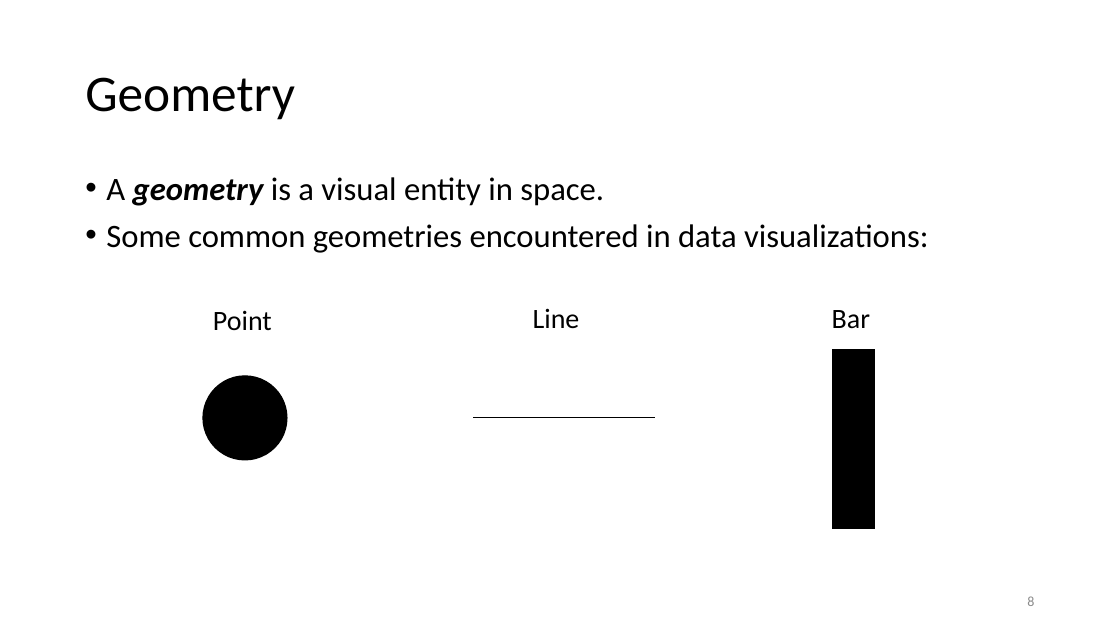
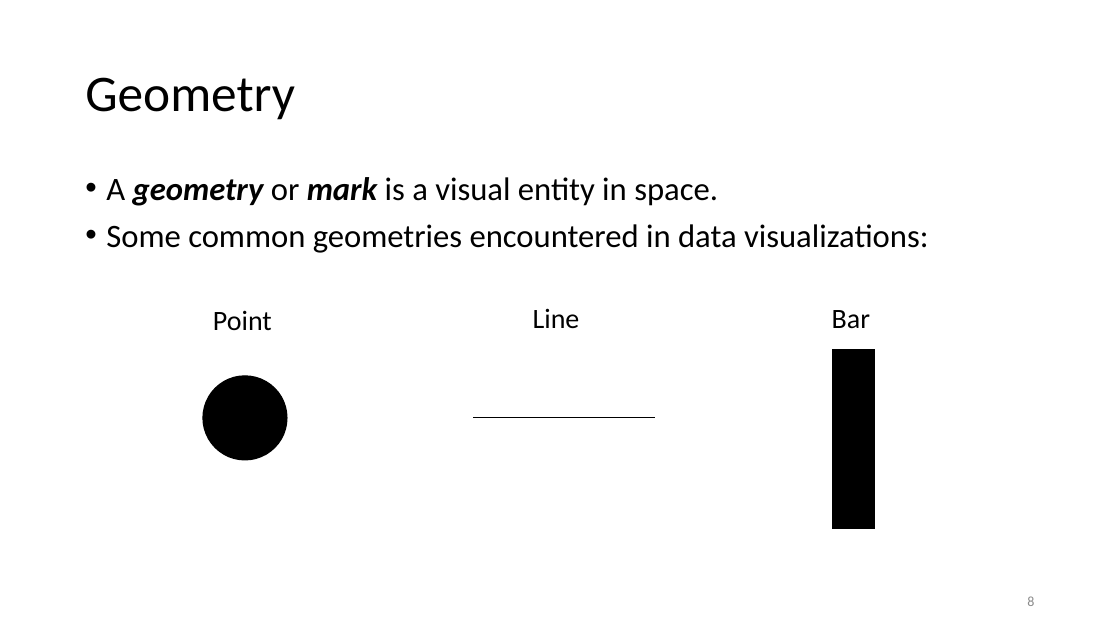
Before and after one commit to WSU-DataScience/SDSS19-dataviz-workshop, a slide deck: slide 8 of slides/Visualization theory and principles.pptx. Drawn at 1120x630 pixels with LibreOffice and Linux fonts; fonts in the diff are those of the drawing. Boxes give left, top, right and bottom in pixels: in the first picture for what was removed or moved away, otherwise in the second. Text is boxed around its words. In the diff, an @@ line names an element or a change of style, - is before the commit and + after.

```diff
--- a/slides/Visualization theory and principles.pptx
+++ b/slides/Visualization theory and principles.pptx
@@ text at bbox=[106, 177, 718, 206]: text changed @@
-• A geometry is a visual entity in space.
+• A geometry or mark is a visual entity in space.
```
Also in this commit, not shown: 2 other slides changed, 9 slides added, 20 slides removed, 5 other files.
